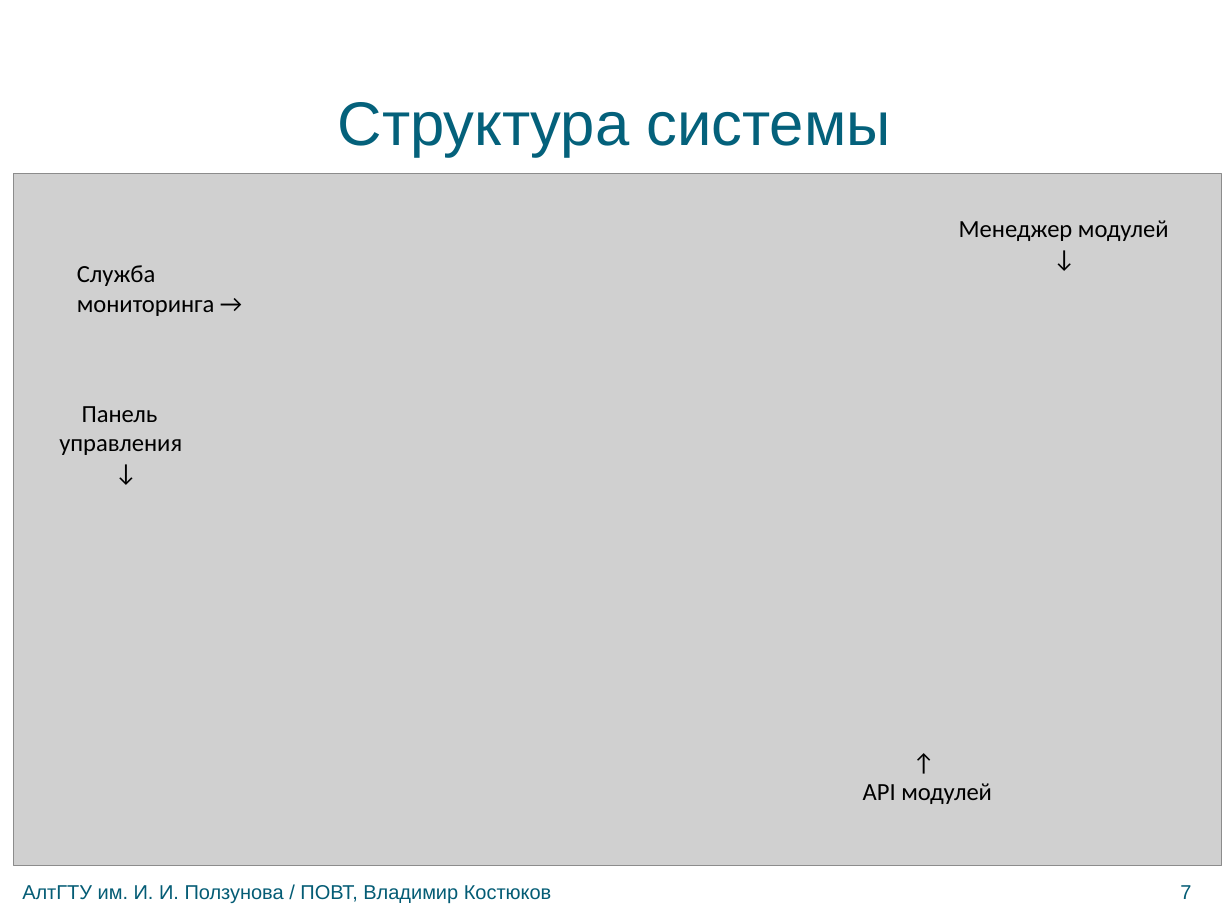
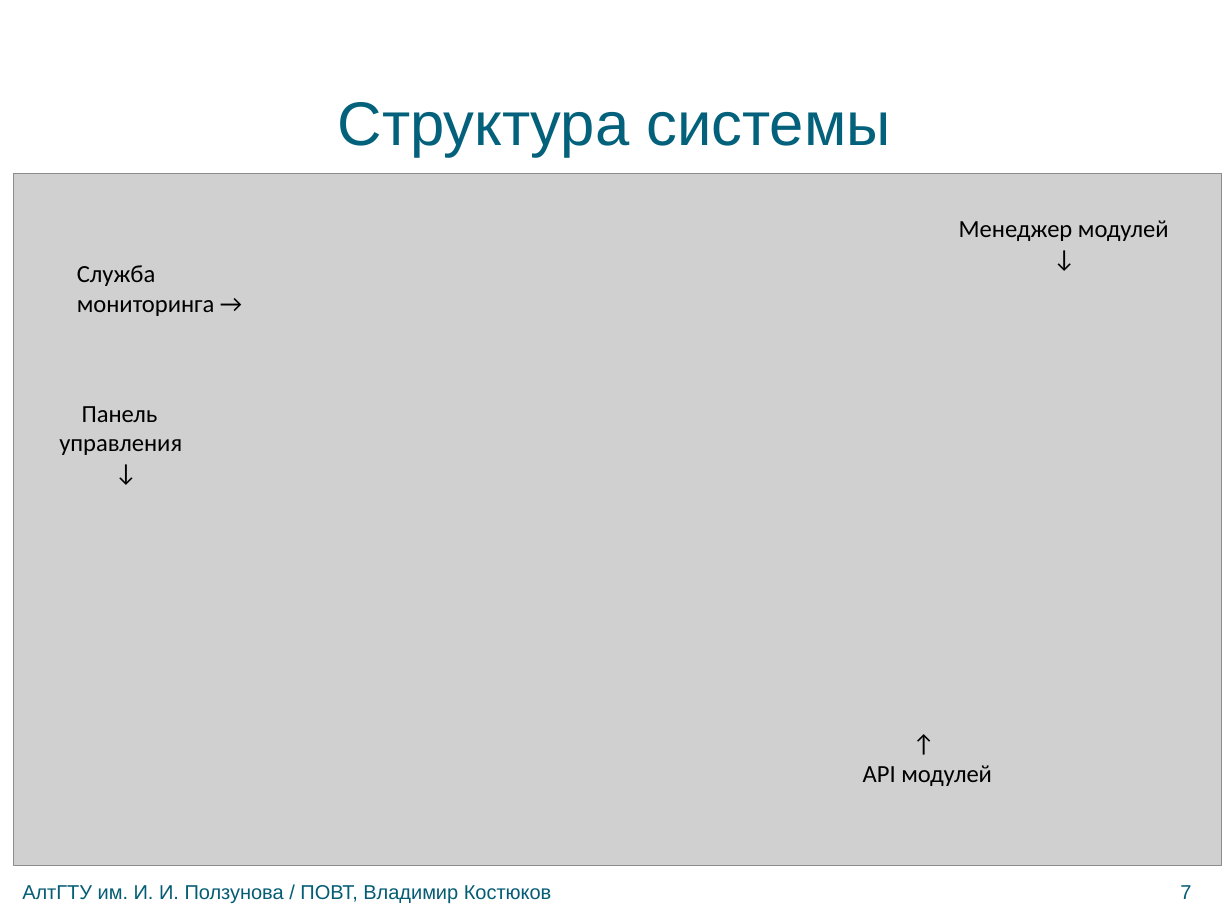
Before and after one commit to bluerain/snoopy, a slide deck: slide 7 of diploma/trunk/ppt/kostyukov.pptx. Drawn at 1232x924 pixels with LibreOffice and Linux fonts; fonts in the diff are those of the drawing; grey boxes stand for pictures; background and template pictures are left out. Boxes give left, top, right and bottom in pixels: in the first picture for what was removed or moved away, otherwise in the second. Text is boxed around its words. In the diff, an @@ line names an element or a change of style, - is before the commit and + after.

```diff
--- a/diploma/trunk/ppt/kostyukov.pptx
+++ b/diploma/trunk/ppt/kostyukov.pptx
@@ text "↑": place and size @@
-text "↑" at [863,783,992,804]
+text "↑" at [863,765,992,786]
```
Also in this commit, not shown: 2 other slides changed, 4 other files.
